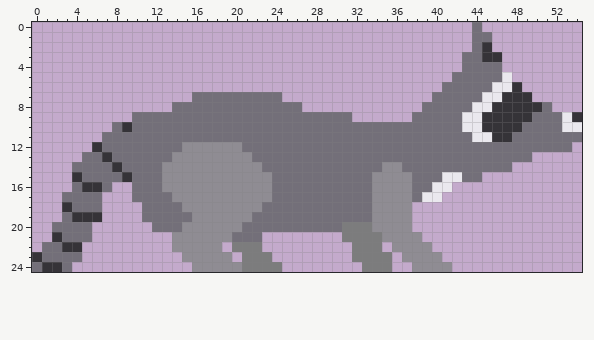
Pixel-art sprite -- graphics/images/character/animals/racoon_running1.png. That is the earlier state.
The file is 55x25 pixels.
New version:
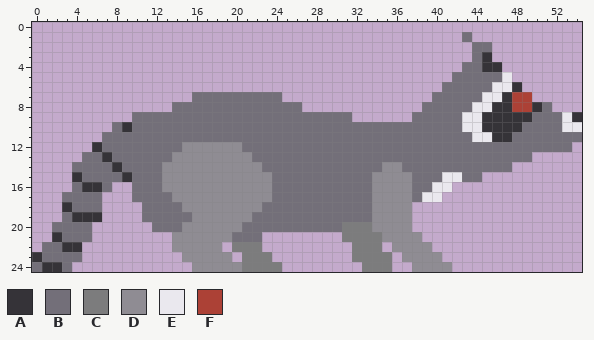
Palette (. is transparent): A #353338  B #736f79  C #7c7c7d  D #8f8c93  E #eae8ee  F #ac4136
The edit:
y 0: x 44 B -> .
y 1: x 43..45 .BB -> B..
y 2: x 45 A -> B
y 3: x 43 B -> .; x 46 A -> .
y 4: x 45..46 BB -> AA
y 7..8: x 48..49 AA -> FF
Boxes around the changes in both pictures, in picture pixels (x1, y1, x2, y2):
changed: (462, 22, 532, 112)
